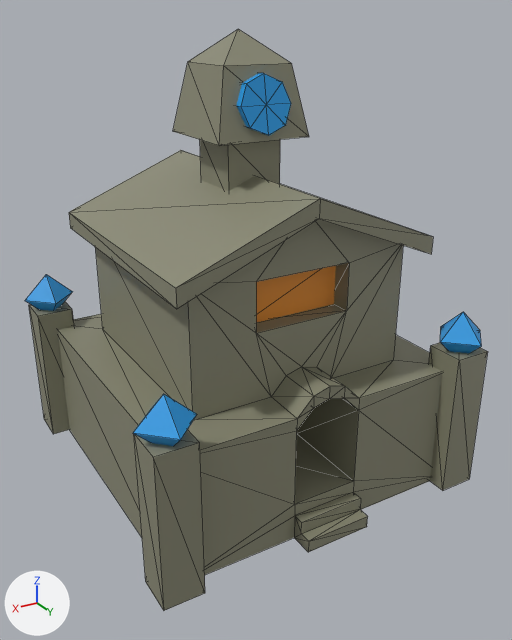
Two versions of the glTF model public/meshes/hall.glb, one commit apart.
Before and after are seen from a camera (50 mm lens) standing at (1.46, 2.57, 1.94) and looking at (-0.01, 0.12, 0.72). Lighting does not change. The marker at lower left points along +X, +Y and +Z. Mesh edges are drawn as thin lines.

Names of what the first picture shows: 'AmberLamp', 'CyanLamp', 'Wall1'.
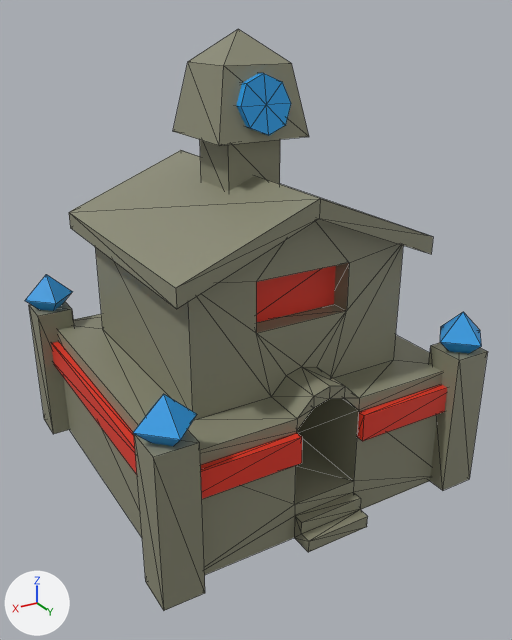
What changed in the scene script:
```text
Add mat_player:
    mat_player = principled_material('Player')
    mat_player.base_color = (0.8, 0.0364, 0.0156)  # red #e73622
Add mat_player_001:
    mat_player_001 = bpy.data.materials.new('Player.001')
    # nodes: BsdfPrincipled, Mix, OutputMaterial, VertexColor
    # colours: red #e73622
Change me_cube_001:
    where me_cube_001.from_pydata(...)  # 4 vertices, 2 faces; spans x -0.239..0.239, y 0.401, z 0.848..1.06
    remove me_cube_001.materials.append(mat_light)  # orange #e7902b
    add me_cube_001.materials.append(mat_player)  # red #e73622
Add me_plane_001:
    me_plane_001.from_pydata(...)  # 24 vertices, 44 faces; spans x -0.713..0.713, y -0.713..0.713, z 0.443..0.559
    me_plane_001.materials.append(mat_player_001)
Add ob_hallplayer:
    ob_hallplayer = bpy.data.objects.new('HallPlayer', me_plane_001)
    ob_hallplayer.location = (0.0, 0.0, -0.062)
```

Location of each change, (x1, y1, x2, y2) in pixels of the pictures (512 x 640 px):
'HallPlayer', added
    after: (51, 342, 447, 499)
'AmberLamp', recoloured (brown to red)
    both: (256, 266, 336, 322)
